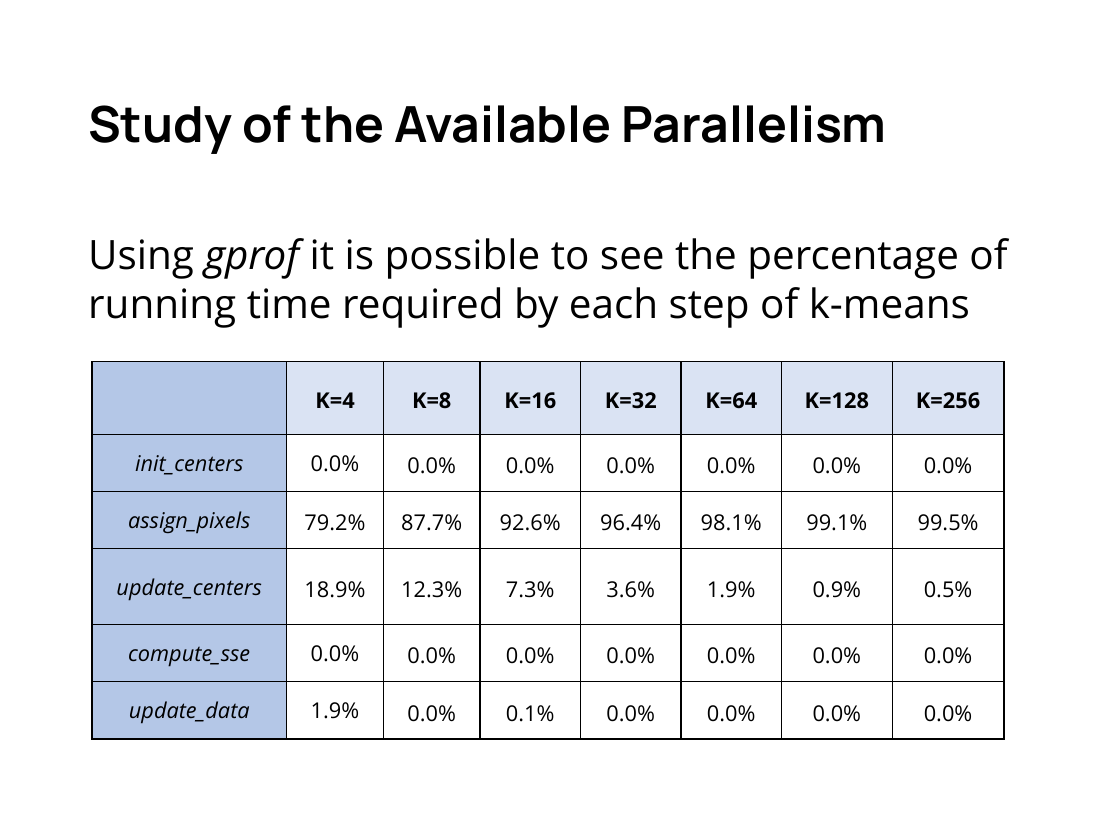
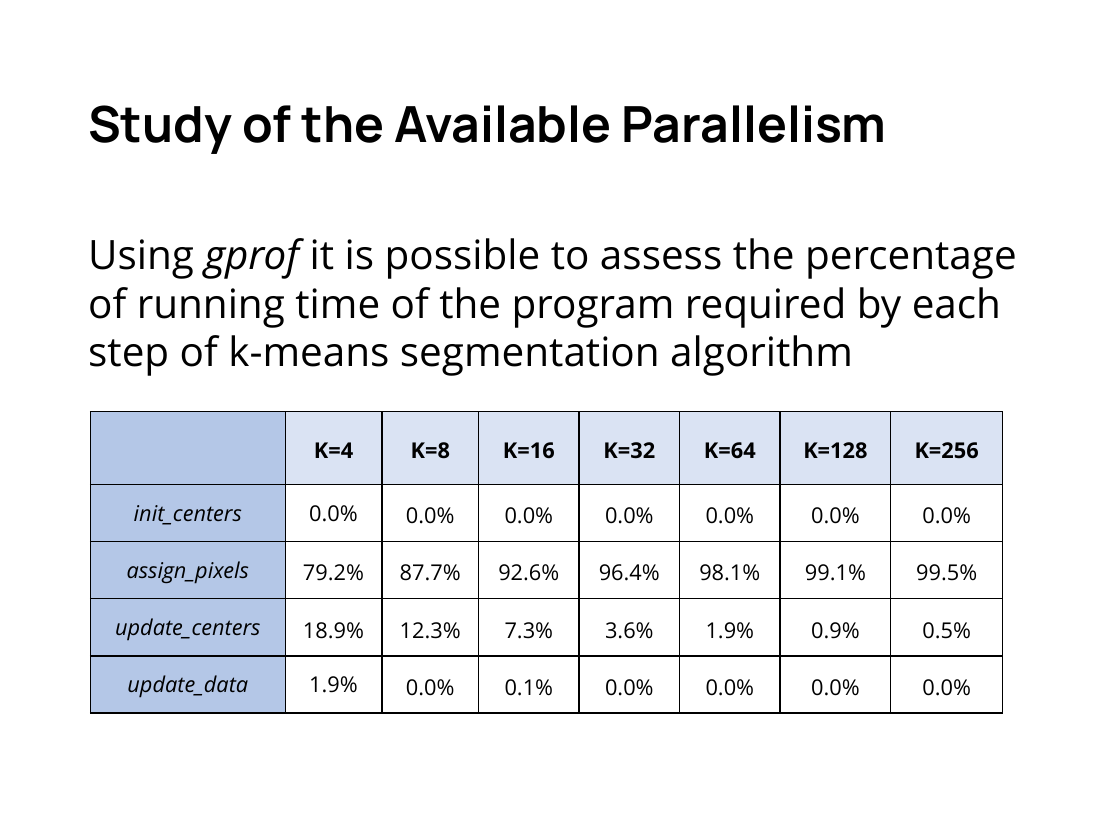
Before and after one commit to gabrielemirando/image-segmentation, a slide deck: slide 6 of docs/pres.pptx. Drawn at 1120x840 pixels with LibreOffice and Linux fonts; fonts in the diff are those of the drawing. Boxes give left, top, right and bottom in pixels: in the first picture for what was removed or moved away, otherwise in the second. Text is boxed around its words. In the diff, an @@ line names an element or a change of style, - is before the commit and + after.

```diff
--- a/docs/pres.pptx
+++ b/docs/pres.pptx
@@ text at <box>88,238,1017,376</box>: text changed @@
-Using gprof it is possible to see the percentage of running time required by each step of k-means
+Using gprof it is possible to assess the percentage of running time of the program required by each step of k-means segmentation algorithm
@@ table at <box>91,412,1004,713</box> @@
-row 5: compute_sse | 0.0% | 0.0% | 0.0% | 0.0% | 0.0% | 0.0% | 0.0%
@@ table: place and size @@
-table at <box>92,362,1005,739</box>
+table at <box>91,412,1004,713</box>
```
Also in this commit, not shown: 8 other slides changed, 1 slide added, 1 slide removed.
